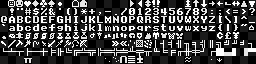
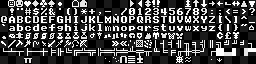
Two versions of the same layered image (256 x 64). Layer-by-layer changes:
painted on "Background" over box(176, 56, 183, 63)
